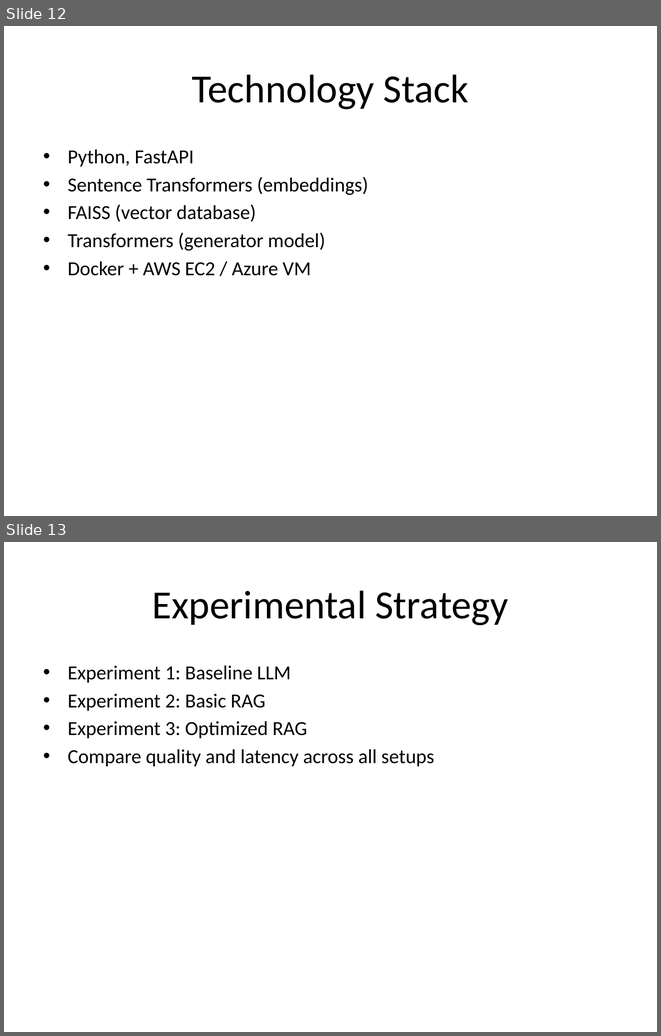
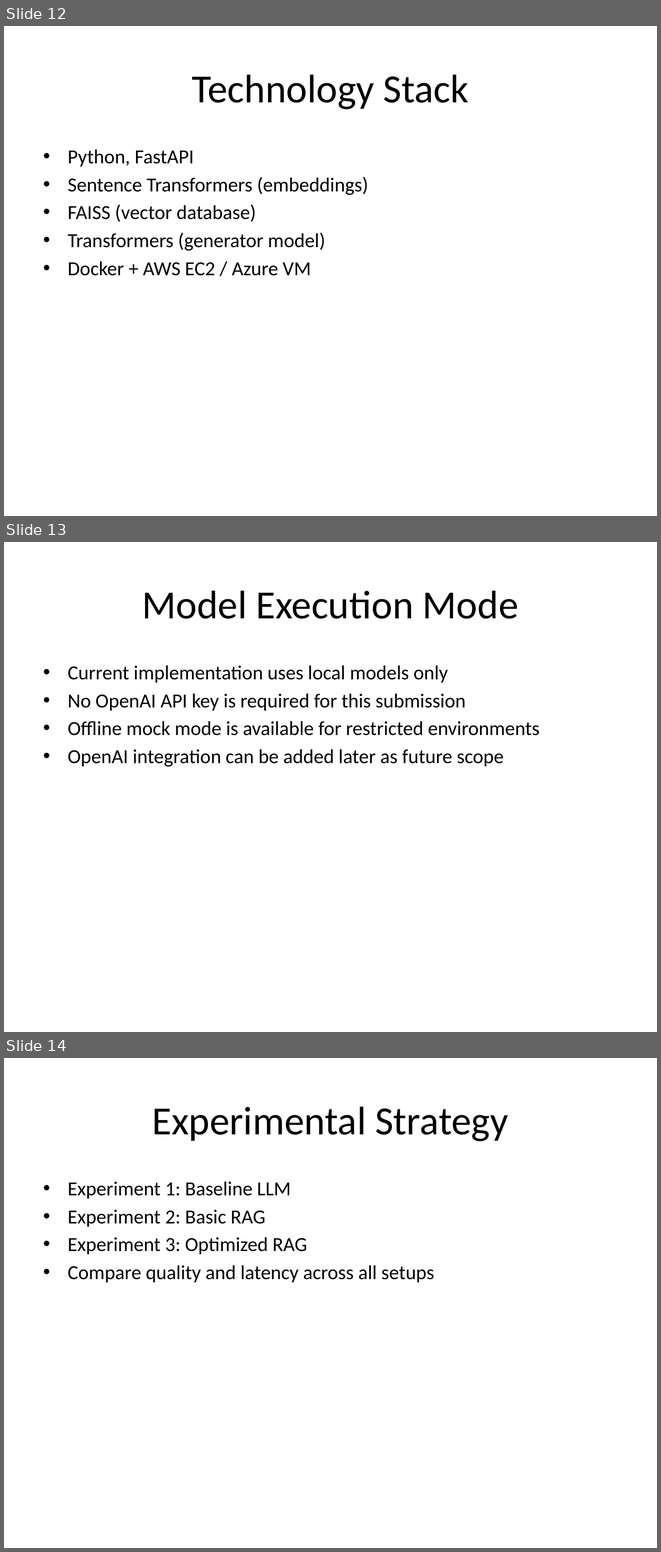
Before and after one commit to sundar0004/-Cloud-Based-RAG, a slide deck: docs/MSc_RAG_Project_Vels_University.pptx. Shown one above the other, each under a label of ours: slides 12 and 13 before the commit, slides 12, 13 and 14 after it. The pictures are 661x1036 and 661x1552 pixels, drawn with LibreOffice and Linux fonts; fonts in the diff are those of the drawing. Boxes give left, top, right and bottom in pixels: in the first picture for what was removed or moved away, otherwise in the second. Text is boxed around its words. In the diff, an @@ line names an element or a change of style, - is before the commit and + after.

Commit message:
Keep local-model runtime only and add final submission document

```diff
--- a/docs/MSc_RAG_Project_Vels_University.pptx
+++ b/docs/MSc_RAG_Project_Vels_University.pptx
@@ slide 13 added at (4, 542, 657, 1032), background #FFFFFF @@
@@ title added at (142, 590, 519, 619), 44 pt, text #000000 @@
+Model Execution Mode
@@ text added at (68, 665, 540, 767), 22 pt, text #000000 @@
+• Current implementation uses local models only
+• No OpenAI API key is required for this submission
+• Offline mock mode is available for restricted environments
+• OpenAI integration can be added later as future scope
@@ what was slide 13 is now slide 14 @@
```
Also in this commit, not shown: 3 other files.
